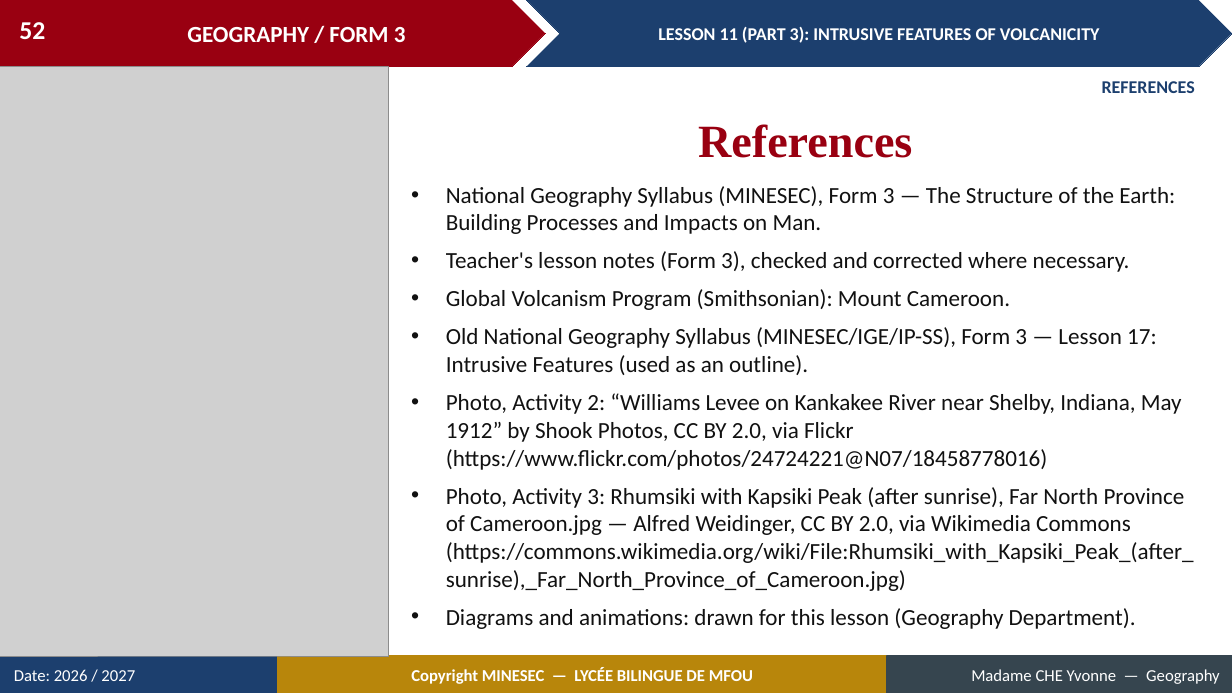
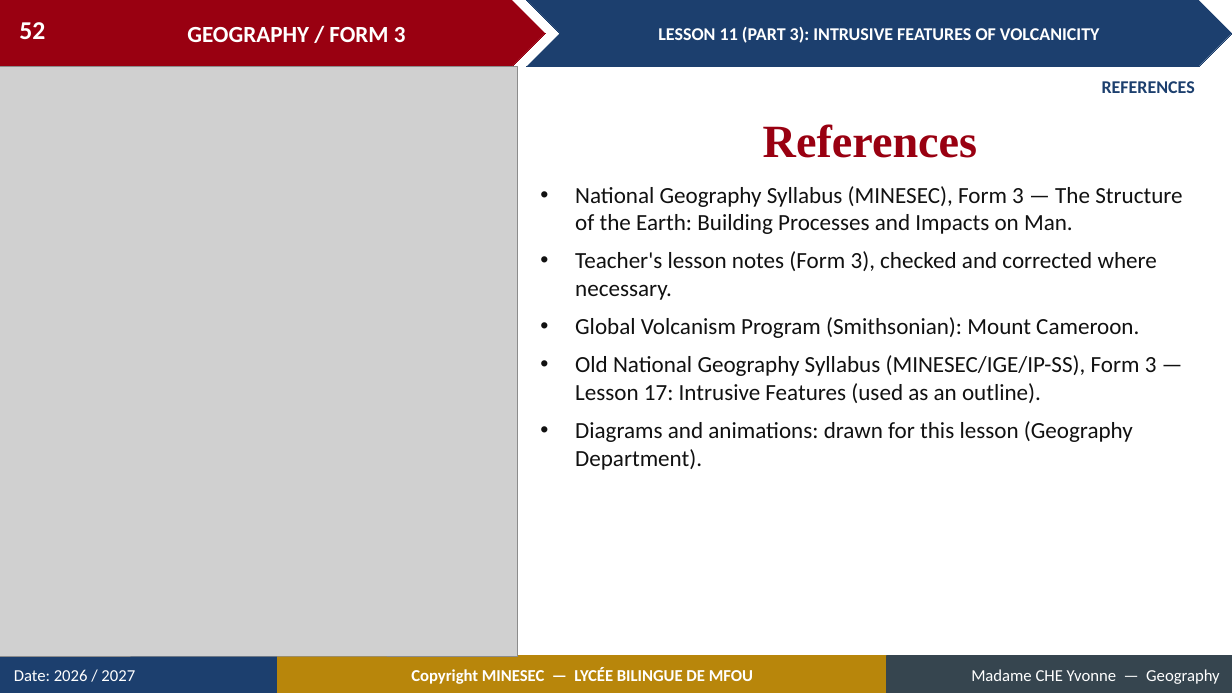
Before and after one commit to Berthautk/linea-github, a slide deck: slide 52 of lecons/F3_Lycee_Bilingue_Mfou/14c_FORM4_LESSON11_PART3_Intrusive_Features.pptx. Drawn at 1232x693 pixels with LibreOffice and Linux fonts; fonts in the diff are those of the drawing; grey boxes stand for pictures. Boxes give left, top, right and bottom in pixels: in the first picture for what was removed or moved away, otherwise in the second. Text is boxed around its words. In the diff, an @@ line names an element or a change of style, - is before the commit and + after.

```diff
--- a/lecons/F3_Lycee_Bilingue_Mfou/14c_FORM4_LESSON11_PART3_Intrusive_Features.pptx
+++ b/lecons/F3_Lycee_Bilingue_Mfou/14c_FORM4_LESSON11_PART3_Intrusive_Features.pptx
@@ picture: place and size @@
-picture at box(0, 67, 388, 656)
+picture at box(0, 67, 518, 656)
@@ text "References": place and size @@
-text "References" at box(698, 124, 912, 158)
+text "References" at box(763, 124, 977, 158)
@@ text "National Geography Syllabus (MINESEC), Form ...": place and size @@
-text "National Geography Syllabus (MINESEC), Form ..." at box(446, 186, 1194, 629)
+text "National Geography Syllabus (MINESEC), Form ..." at box(575, 186, 1182, 470)
@@ text at box(446, 393, 1194, 591): paragraphs removed @@
-• Photo, Activity 2: “Williams Levee on Kankakee River near Shelby, Indiana, May 1912” by Shook Photos, CC BY 2.0, via Flickr (https://www.flickr.com/photos/24724221@N07/18458778016)
-• Photo, Activity 3: Rhumsiki with Kapsiki Peak (after sunrise), Far North Province of Cameroon.jpg — Alfred Weidinger, CC BY 2.0, via Wikimedia Commons (https://commons.wikimedia.org/wiki/File:Rhumsiki_with_Kapsiki_Peak_(after_sunrise),_Far_North_Province_of_Cameroon.jpg)
```
Also in this commit, not shown: 4 other slides changed, 16 other files.
